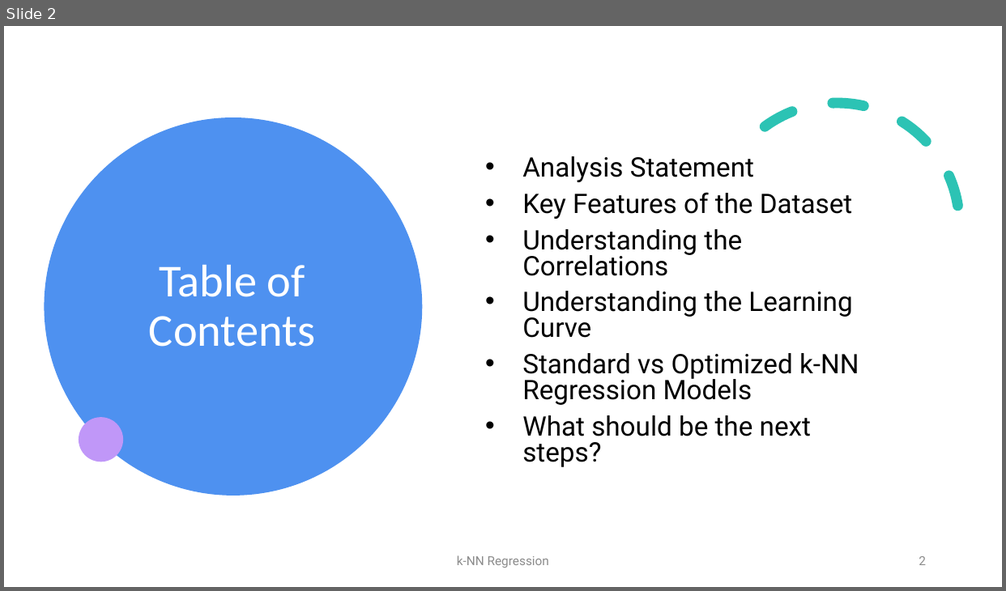
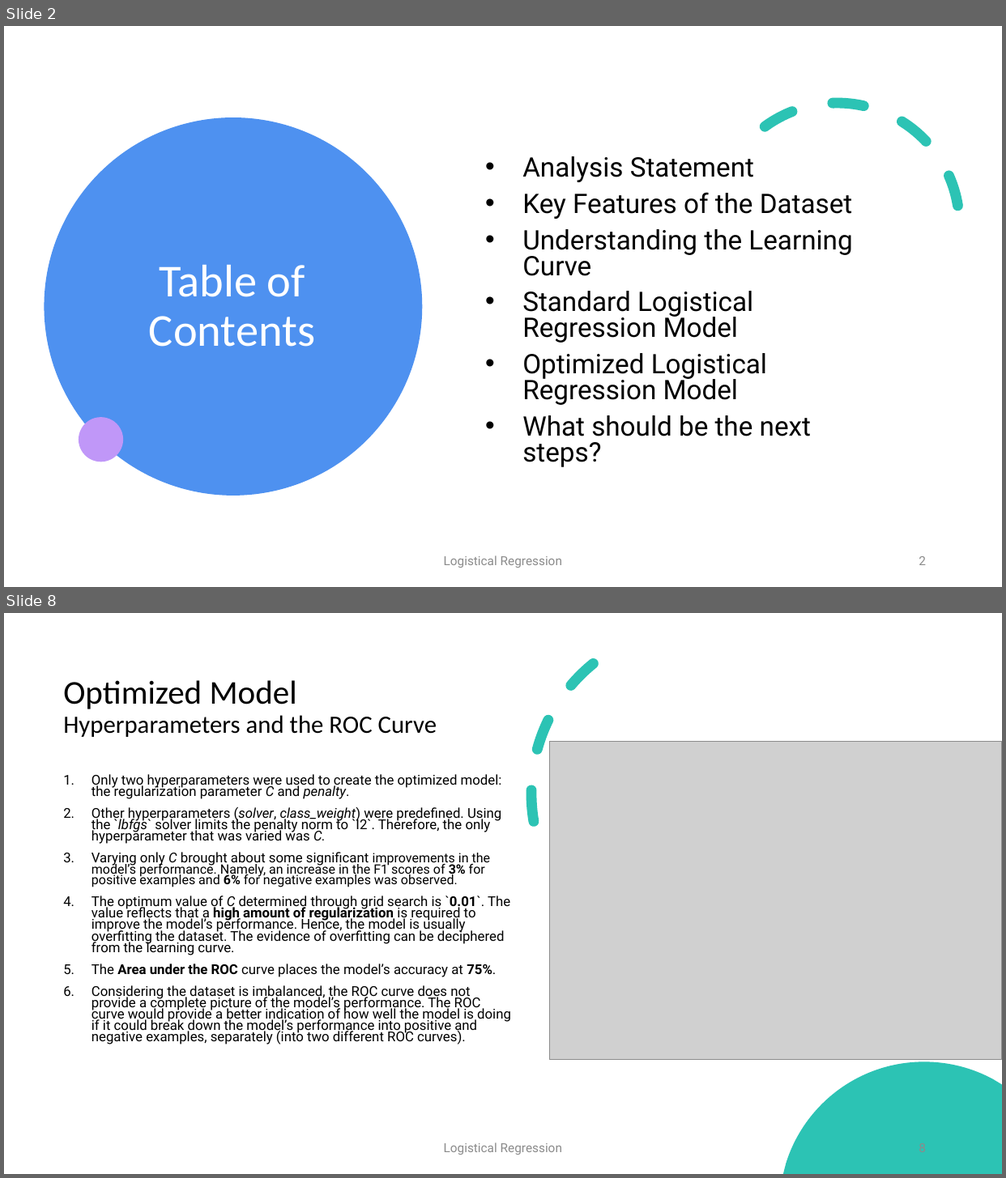
Before and after one commit to radroid/ml-algorithms-assignments, a slide deck: logistical_regression/Logistical Regression - Assignment 2.pptx. Shown one above the other, each under a label of ours: slide 2 before the commit, slides 2 and 8 after it; the slides between them are not shown. The pictures are 1006x591 and 1006x1178 pixels, drawn with LibreOffice and Linux fonts; fonts in the diff are those of the drawing; grey boxes stand for pictures. Boxes give left, top, right and bottom in pixels: in the first picture for what was removed or moved away, otherwise in the second. Text is boxed around its words. In the diff, an @@ line names an element or a change of style, - is before the commit and + after.

```diff
--- a/logistical_regression/Logistical Regression - Assignment 2.pptx
+++ b/logistical_regression/Logistical Regression - Assignment 2.pptx
@@ slide 8 added at (4, 613, 1002, 1174), background #FFFFFF @@
@@ rectangle added at (4, 613, 1002, 1174), fill #FFFFFF @@
@@ arc (boxed as its full ellipse) added at (488, 613, 910, 1005), outline #2CC3B4 10 pt dashed @@
@@ freeform shape added at (863, 613, 933, 642), fill #2CC3B4 @@
@@ title added at (63, 680, 437, 737), 24 pt, text #000000 @@
+Optimized Model
+Hyperparameters and the ROC Curve
@@ picture added at (550, 741, 1002, 1059) @@
@@ text added at (91, 774, 511, 1045), 13.1 pt, text #000000 @@
+1. Only two hyperparameters were used to create the optimized model: the regularization parameter C and penalty.
+2. Other hyperparameters (solver, class_weight) were predefined. Using the `lbfgs` solver limits the penalty norm to `I2`. Therefore, the only hyperparameter that was varied was C.
+3. Varying only C brought about some significant improvements in the model’s performance. Namely, an increase in the F1 scores of 3% for positive examples and 6% for negative examples was observed.
+4. The optimum value of C determined through grid search is `0.01`. The value reflects that a high amount of regularization is required to improve the model’s performance. Hence, the model is usually overfitting the dataset. The evidence of overfitting can be deciphered from the learning curve.
+5. The Area under the ROC curve places the model’s accuracy at 75%.
+6. Considering the dataset is imbalanced, the ROC curve does not provide a complete picture of the model’s performance. The ROC curve would provide a better indication of how well the model is doing if it could break down the model’s performance into positive and negative examples, separately (into two different ROC curves).
@@ freeform shape added at (783, 1063, 1002, 1174), fill #2CC3B4 @@
@@ freeform shape added at (15, 1081, 160, 1174), fill #2CC3B4 @@
@@ text added at (444, 1143, 562, 1155), 12 pt, text #8C8C8C @@
+Logistical Regression
@@ slide 2 changed as well @@
@@ text at (522, 229, 742, 276): paragraph removed @@
-• Understanding the Correlations
@@ text at (522, 291, 767, 405): text changed @@
-• Standard vs Optimized k-NN Regression Models
+• Standard Logistical Regression Model
+• Optimized Logistical Regression Model
@@ text at (444, 556, 562, 568): text changed @@
-k-NN Regression
+Logistical Regression
```
Also in this commit, not shown: 7 other slides changed, 1 other slide added, 1 slide removed, 14 other files.
